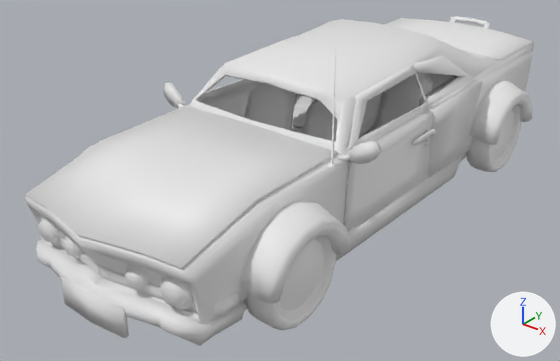
The FBX model RPG/Assets/Models/Carro2.fbx: old version first, new version second.
Camera for both pictures: a camera (50 mm lens) standing at (4.02, -5.48, 3.55) and looking at (-0.13, -0.29, 0.33). The lights are fixed; the arrows at lower right show +X, +Y and +Z. Where no turn or scale is listed for an object, it has been applied to the vertices. Vertices at the same position are counted once.
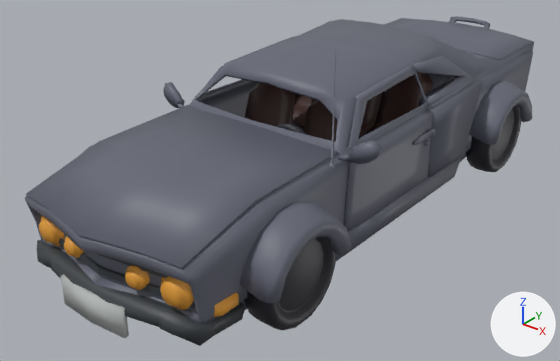
What differs and where, as boxes [x1, y1, x2, y2] in the pictures (560 x 361 px):
'carro.003', recoloured (white to grey)
    both: [26, 106, 339, 269]
'carro.001', recoloured
    both: [186, 38, 436, 232]
'Cylinder.002', recoloured (white to grey)
    both: [83, 144, 352, 303]
'Cube.006', recoloured (white to grey)
    both: [37, 240, 246, 346]
'carro.002', recoloured
    both: [289, 35, 482, 177]
'Cylinder.007', recoloured (grey to black)
    both: [244, 237, 336, 331]
'carro.004', recoloured (white to grey)
    both: [384, 16, 534, 60]
'Cube.001', recoloured (grey to black)
    both: [245, 83, 350, 162]
'Cube.005', recoloured (grey to black)
    both: [292, 72, 433, 138]
'Cylinder.001', recoloured (white to grey)
    both: [469, 81, 532, 145]
'Cylinder.003', recoloured (grey to orange)
    both: [39, 216, 194, 310]
'Cube.004', recoloured
    both: [61, 274, 129, 338]
'Cylinder.006', recoloured
    both: [466, 105, 521, 172]
'Cube', recoloured (white to grey)
    both: [163, 82, 382, 164]
'Cube.002', recoloured (grey to brown)
    both: [214, 292, 239, 317]
'Torus', added
    after: [277, 123, 307, 135]
part 1 of me_cube_015, recoloured (white to grey)
    both: [25, 19, 534, 324]
part 2 of me_cube_015, recoloured (grey to black)
    both: [58, 238, 196, 309]

Diff of the bpy script that builds the scene:
```diff
--- a/RPG/Assets/Models/Carro2.fbx.py
+++ b/RPG/Assets/Models/Carro2.fbx.py
@@ me_cube_014 @@
 me_cube_014.from_pydata(...)  # 54 vertices, 52 faces; spans x -0.94..0.94, y -0.22..0.41, z -0.11..0.11
+me_cube_014.materials.append(mat_cinza)  # black #393e43
@@ me_cube_010 @@
 me_cube_010.from_pydata(...)  # 42 vertices, 40 faces; spans x -0.84..0.84, y -0.93..0.99, z -0.16..0.14
-me_cube_010.materials.append(mat_material_004)  # white #e7e7e7
+me_cube_010.materials.append(mat_cinza_azulado)  # grey #636674
@@ me_cube_015 @@
 me_cube_015.from_pydata(...)  # 1149 vertices, 1250 faces; spans x -0.96..0.96, y -2.79..3.09, z -0.57..0.8
+# me_cube_015 part 1: 1230 of the faces centred in x -0.96..0.96, y -2.76..3.07, z -0.57..0.78 switch from mat_material_007 (white #e7e7e7) to mat_cinza_azulado (grey #636674)
+# me_cube_015 part 2: 20 of the faces centred in x -0.89..0.89, y -2.63..-2.49, z -0.27..-0.05 switch from mat_material_007 (white #e7e7e7) to mat_cinza (black #393e43)
@@ me_cylinder_003 @@
 me_cylinder_003.from_pydata(...)  # 144 vertices, 124 faces; spans x -1.2..1.2, y -0.51..0.51, z -0.24..0.26
+me_cylinder_003.materials.append(mat_cinza_azulado)  # grey #636674
@@ me_cube_002 @@
 me_cube_002.from_pydata(...)  # 16 vertices, 10 faces; spans x -0.95..0.95, y -0.13..0.13, z -0.05..0.05
+me_cube_002.materials.append(mat_amarelo)  # orange #e7a138
@@ me_cube_004 @@
 me_cube_004.from_pydata(...)  # 24 vertices, 20 faces; spans x -0.34..0.34, y -2.92..2.92, z -0.12..0.12
+me_cube_004.materials.append(mat_branco)  # light grey #bbbfbe
@@ me_cube_005 @@
 me_cube_005.from_pydata(...)  # 168 vertices, 162 faces; spans x -0.77..0.77, y -0.43..0.25, z -0.27..0.5
+me_cube_005.materials.append(mat_marrom)  # brown #472e2a
@@ me_cube_006 @@
 me_cube_006.from_pydata(...)  # 338 vertices, 332 faces; spans x -1.0..1.0, y -0.9..0.48, z -0.56..0.52
-me_cube_006.materials.append(mat_material_001)  # white #e7e7e7
+me_cube_006.materials.append(mat_cinza_azulado)  # grey #636674
@@ me_cube_011 @@
 me_cube_011.from_pydata(...)  # 98 vertices, 92 faces; spans x -0.86..0.86, y -0.85..0.25, z -0.16..0.11
-me_cube_011.materials.append(mat_material_005)  # white #e7e7e7
+me_cube_011.materials.append(mat_cinza_azulado)  # grey #636674
@@ me_cube_008 @@
 me_cube_008.from_pydata(...)  # 146 vertices, 140 faces; spans x -1.19..1.19, y -0.07..0.07, z -0.08..0.12
+me_cube_008.materials.append(mat_cinza_azulado)  # grey #636674
@@ me_cylinder_007 @@
 me_cylinder_007.from_pydata(...)  # 356 vertices, 384 faces; spans x -1.11..1.11, y -0.43..0.43, z -0.43..0.43
+me_cylinder_007.materials.append(mat_preto)  # black #1f2029
@@ me_cylinder_001 @@
 me_cylinder_001.from_pydata(...)  # 144 vertices, 124 faces; spans x -1.2..1.2, y -0.51..0.51, z -0.24..0.26
+me_cylinder_001.materials.append(mat_cinza_azulado)  # grey #636674
@@ me_cylinder_004 @@
 me_cylinder_004.from_pydata(...)  # 454 vertices, 448 faces; spans x -0.82..0.82, y -0.09..0.13, z -0.14..0.14
+me_cylinder_004.materials.append(mat_amarelo)  # orange #e7a138
@@ me_cube_001 @@
 me_cube_001.from_pydata(...)  # 112 vertices, 108 faces; spans x -0.599..0.599, y -0.426..0.255, z -0.272..0.501
+me_cube_001.materials.append(mat_marrom)  # brown #472e2a
@@ me_cube_007 @@
 me_cube_007.from_pydata(...)  # 84 vertices, 80 faces; spans x -0.95..0.95, y -0.38..0.61, z -0.65..0.46
-me_cube_007.materials.append(mat_material_002)  # white #e7e7e7
+me_cube_007.materials.append(mat_cinza_azulado)  # grey #636674
@@ me_cylinder_005 @@
 me_cylinder_005.from_pydata(...)  # 356 vertices, 384 faces; spans x -1.11..1.11, y -0.43..0.43, z -0.43..0.43
+me_cylinder_005.materials.append(mat_preto)  # black #1f2029
@@ ob_torus @@
+ob_torus = bpy.data.objects.new('Torus', me_torus)  # 120 vertices, 118 faces; spans x -0.207..0.207, y -0.179..0.091, z -0.198..0.202; in mat_preto (black #1f2029)
+ob_torus.location = (0.371, -0.745, 0.989)
```
